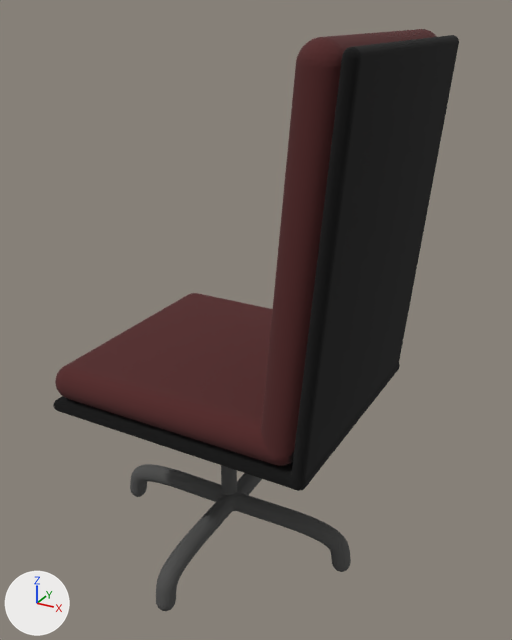
The OBJ model public/Drehstuhl/drehstuhl.obj as it was, and as the next commit left it.
The view is the same before and after, from a 50 mm lens placed at (6.93, -7.01, 10.51), pointed at (1.21, 3.39, 5.31). The axes (+X, +Y, +Z) are drawn at lower left. The lights are the same throughout. Where no turn or scale is listed for an object, it has been applied to the vertices.

Objects in the first picture: '282318_23_05_24_17_51_35_0', '282318_23_05_24_17_51_35_1'.
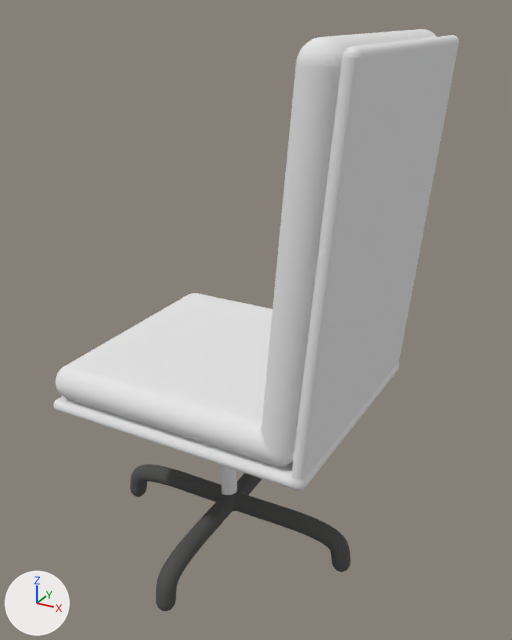
Boxes (x1, y1, x2, y2) around the edits, measured in the pictures (512 x 640 px):
```json
{"object": "282318_23_05_24_17_51_35_0", "change": "recoloured", "before": [53, 29, 459, 495], "after": [53, 29, 459, 495]}
```

The change, as JSON lines over the scene's bpy script:
```json
{"op": "add", "block": "mat_drehstuhl", "code": ["mat_drehstuhl = principled_material('drehstuhl')", "mat_drehstuhl.base_color = (0.8, 0.8, 0.8)  # white #e7e7e7", "mat_drehstuhl.roughness = 1.0"]}
{"block": "me_282318_23_05_24_17_51_35_0", "where": "me_282318_23_05_24_17_51_35_0.from_pydata(...)  # 3999 vertices, 7998 faces; spans x -1.77..3.81, y 1.03..5.68, z 1.34..10.2"}
{"op": "remove", "block": "me_282318_23_05_24_17_51_35_0", "code": "me_282318_23_05_24_17_51_35_0.materials.append(mat_282318_23_05_24_17_51_35_0)  # picture img_282318_23_05_24_17_51_35_0_color_png"}
{"op": "add", "block": "me_282318_23_05_24_17_51_35_0", "code": "me_282318_23_05_24_17_51_35_0.materials.append(mat_drehstuhl)  # white #e7e7e7"}
```
